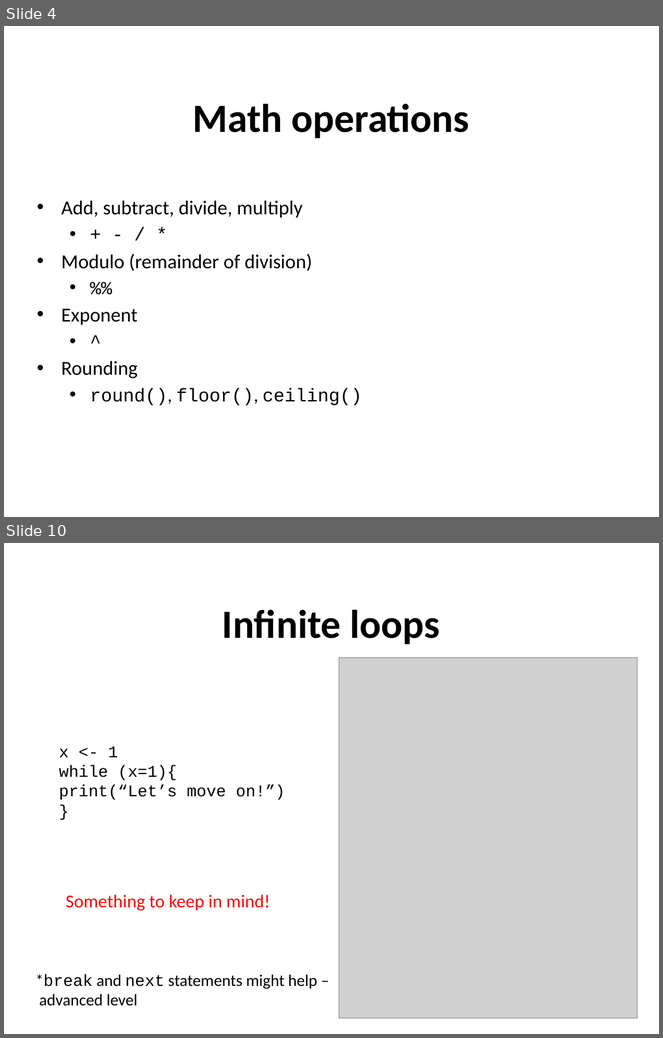
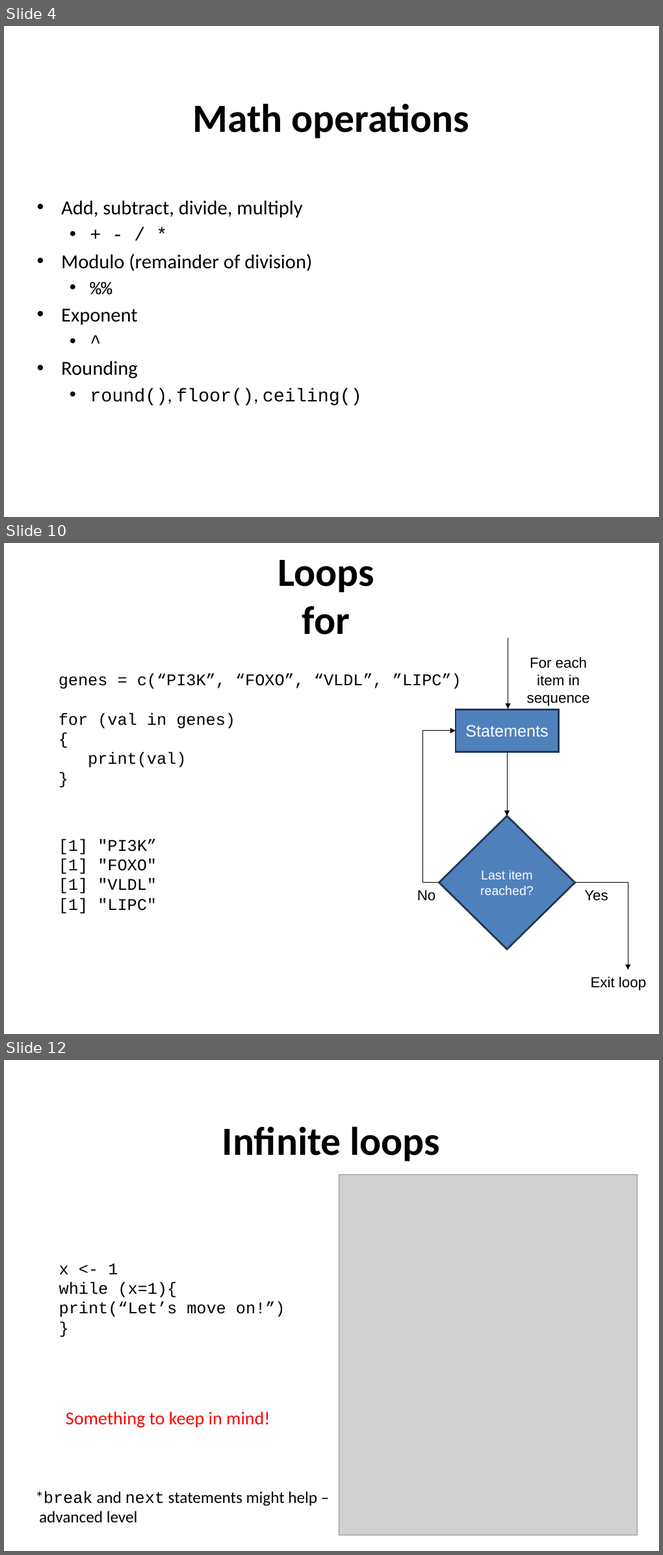
Before and after one commit to sraorao/MSD_R_course_HT2024_2, a slide deck: powerpoint/Session2.pptx. Shown one above the other, each under a label of ours: slides 4 and 10 before the commit, slides 4, 10 and 12 after it; the slides between them are not shown. The pictures are 663x1038 and 663x1555 pixels, drawn with LibreOffice and Linux fonts; fonts in the diff are those of the drawing; grey boxes stand for pictures. Boxes give left, top, right and bottom in pixels: in the first picture for what was removed or moved away, otherwise in the second. Text is boxed around its words. In the diff, an @@ line names an element or a change of style, - is before the commit and + after.

```diff
--- a/powerpoint/Session2.pptx
+++ b/powerpoint/Session2.pptx
@@ slide 10 added at (x1=4, y1=543, x2=659, y2=1034), background #FFFFFF @@
@@ text added at (x1=278, y1=560, x2=374, y2=635), 44 pt, text #000000, bold @@
+Loops
+for
@@ arrow added from (508, 637) to (508, 709), #000000 0.75 pt @@
@@ text added at (x1=527, y1=657, x2=590, y2=706), 16 pt, text #000000 @@
+For each item in sequence
@@ text added at (x1=59, y1=674, x2=462, y2=768), 18 pt, text #000000 @@
+genes = c(“PI3K”, “FOXO”, “VLDL”, ”LIPC”)
+for (val in genes)
+{
+print(val)
+}
@@ rectangle added at (x1=456, y1=710, x2=558, y2=752), fill #4F81BD, outline #233953 2 pt, 18 pt, text #FFFFFF @@
+Statements
@@ elbow arrow added from (439, 883) to (456, 731), #000000 0.75 pt @@
@@ arrow added from (507, 752) to (507, 816), #000000 0.75 pt @@
@@ diamond added at (x1=439, y1=816, x2=575, y2=950), fill #4F81BD, outline #233953 2 pt, 14 pt, text #FFFFFF @@
+Last item reached?
@@ text added at (x1=59, y1=839, x2=157, y2=914), 18 pt, text #000000 @@
+[1] "PI3K”
+[1] "FOXO"
+[1] "VLDL"
+[1] "LIPC"
@@ text added at (x1=417, y1=890, x2=436, y2=901), 16 pt, text #000000 @@
+No
@@ elbow arrow added from (575, 883) to (629, 970), #000000 0.75 pt @@
@@ text added at (x1=584, y1=890, x2=608, y2=901), 16 pt, text #000000 @@
+Yes
@@ text added at (x1=591, y1=977, x2=646, y2=991), 16 pt, text #000000 @@
+Exit loop
@@ what was slide 10 is now slide 12 @@
```
Also in this commit, not shown: 7 slides changed, 1 other slide added, 1 other file.
